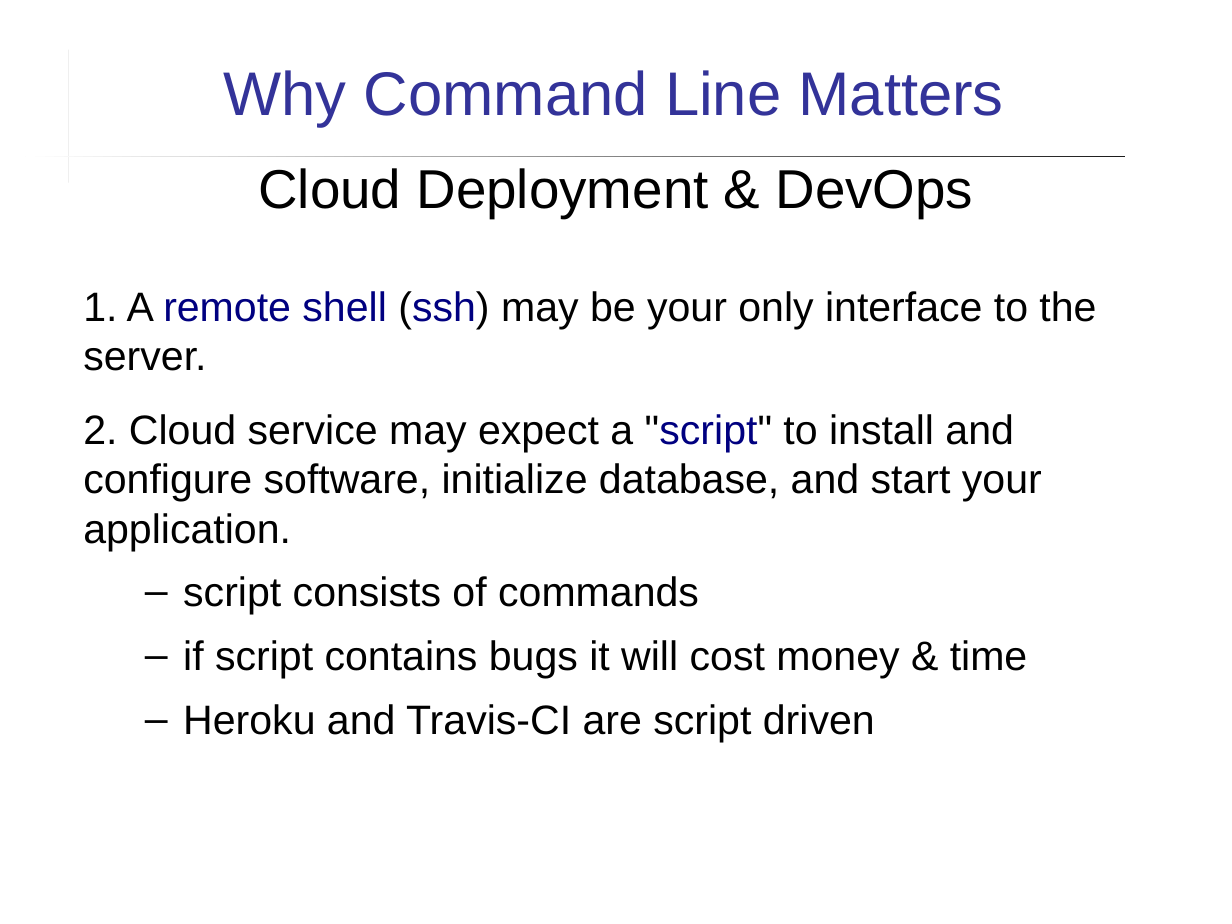
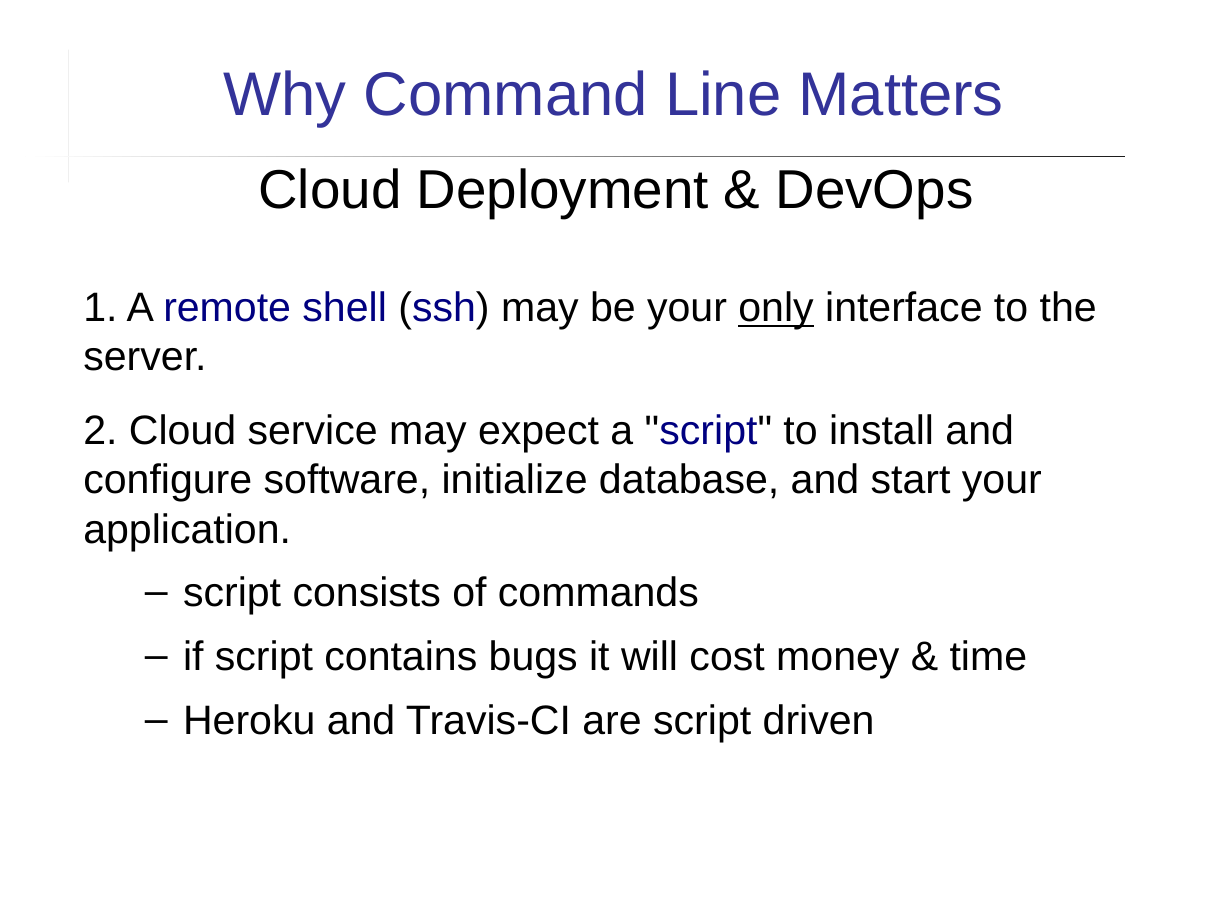
Before and after one commit to cpske/ISP, a slide deck: slide 3 of assignment/feedback/Quiz2-feedback.ppt. Drawn at 1232x924 pixels with LibreOffice and Linux fonts; fonts in the diff are those of the drawing. Boxes give left, top, right and bottom in pixels: in the first picture for what was removed or moved away, otherwise in the second. Text is boxed around its words. In the diff, an @@ line names an element or a change of style, - is before the commit and + after.

```diff
--- a/assignment/feedback/Quiz2-feedback.ppt
+++ b/assignment/feedback/Quiz2-feedback.ppt
@@ text at [83,291,1097,371]: underline on in "only" @@
```
Also in this commit, not shown: 10 other slides changed, 1 slide added, 3 other files.
